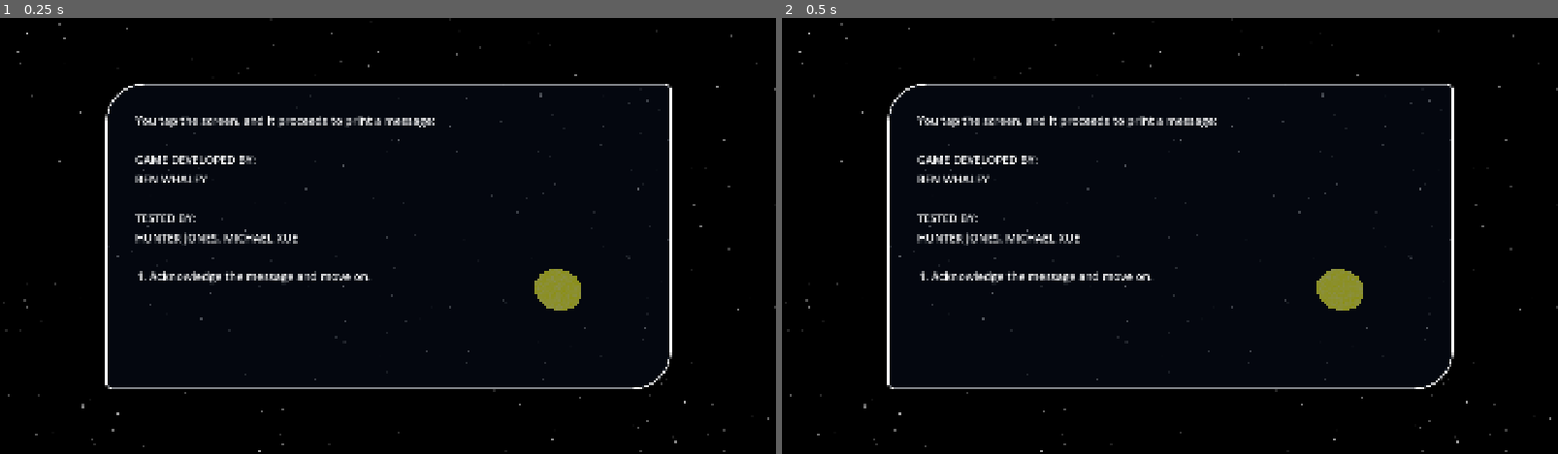
Above: before the commit, frames 1-2 (left to right).
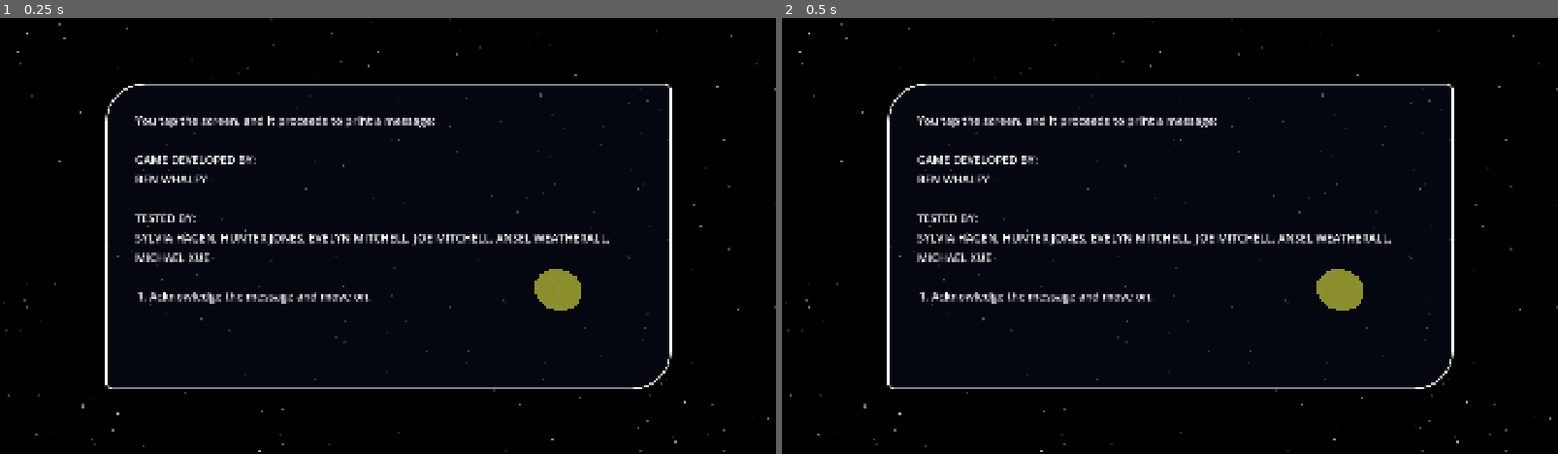
Above: after the commit, the same moments.

Repository: SidewaysFox/faster-than-faster-than-light
Game: Godot game, scene res://Menus/credits.tscn
The game is run twice, just before and just after one commit, with the same random seed, the same clock (stepped at 60 frames per second) and the same inputs. This scene is started directly instead of the project's main scene. Sound files missing from this copy of the repository are replaced by a short silence.
Inputs:
- Up to frame 1 (0.25 s): no input
- Up to frame 2 (0.5 s): no input

The runs differ from the first frame. In frame 1, 1.8% of the frame differs, in the area x 17-79%, y 49-66%; in frame 2, 1.8%.

Commit message:
saving and loading
it's pretty cool

Diff:
--- a/faster-than-faster-than-light/Menus/credits.tscn
+++ b/faster-than-faster-than-light/Menus/credits.tscn
@@ -153,7 +153,7 @@
 BEN WHALEY
 
 TESTED BY:
-HUNTER JONES, MICHAEL XUE"
+SYLVIA HAGEN, HUNTER JONES, EVELYN MITCHELL, JOE MITCHELL, ANSEL WEATHERALL, MICHAEL XUE"
 autowrap_mode = 2
 
 [node name="MarginContainer" type="MarginContainer" parent="CanvasLayer/Credits/Thing/MarginContainer/VBoxContainer"]
--- a/faster-than-faster-than-light/Menus/main_menu.gd
+++ b/faster-than-faster-than-light/Menus/main_menu.gd
@@ -32,6 +32,7 @@
 
 
 func _on_new_game_pressed(tutorial: bool = false) -> void:
+	Global.continuing = false
 	Global.new_game(tutorial)
 
 
@@ -49,7 +50,7 @@
 	config.set_value("Settings", "sfx_volume", Global.sfx_volume)
 	config.set_value("Settings", "joystick_control", Global.joystick_control)
 	config.set_value("Settings", "dual_joysticks", Global.dual_joysticks)
-	config.save("user://scores.cfg")
+	config.save("user://settings.cfg")
 	get_tree().quit()
 
 
--- a/faster-than-faster-than-light/global.gd
+++ b/faster-than-faster-than-light/global.gd
@@ -274,8 +274,8 @@
 
 
 func _ready() -> void:
-	var config = ConfigFile.new()
-	var err: Error = config.load("user://scores.cfg")
+	var config: ConfigFile = ConfigFile.new()
+	var err: Error = config.load("user://settings.cfg")
 	if err == OK:
 		music_volume = config.get_value("Settings", "music_volume")
 		sfx_volume = config.get_value("Settings", "sfx_volume")
@@ -292,8 +292,38 @@
 	# Establish the game
 	playing = true
 	in_combat = false
-	if continuing:
-		pass
+	var config: ConfigFile = ConfigFile.new()
+	var err: Error = config.load("user://save.cfg")
+	if continuing and err == OK:
+		resources = config.get_value("Game", "resources")
+		fuel = config.get_value("Game", "fuel")
+		max_inventory = config.get_value("Game", "max_inventory")
+		galaxy_data = config.get_value("Game", "galaxy_data")
+		visited_systems = config.get_value("Game", "visited_systems")
+		unique_visits = config.get_value("Game", "unique_visits")
+		next_ship_id = config.get_value("Game", "next_ship_id")
+		fleet_inventory = config.get_value("Game", "fleet_inventory")
+		current_system = config.get_value("Game", "current_system")
+
+		# Because config files can't store the starships properly when the game has been closed
+		fleet = []
+		for ship in config.get_value("Game", "fleet"):
+			var new_ship: Node = starship.instantiate()
+			new_ship.id = ship.id
+			new_ship.team = ship.team
+			new_ship.type = ship.type
+			new_ship.alignment = ship.alignment
+			new_ship.ship_name = ship.ship_name
+			new_ship.level = ship.level
+			new_ship.hull_strength = ship.hull_strength
+			new_ship.hull = ship.hull
+			new_ship.agility = ship.agility
+			new_ship.weapons = ship.weapons
+			new_ship.drones = ship.drones
+			new_ship.status = ship.status
+			new_ship.active = ship.active
+			new_ship.shield_layers = ship.shield_layers
+			fleet.append(new_ship)
 	else:
 		resources = STARTING_RESOURCES
 		fuel = STARTING_FUEL
@@ -447,7 +477,10 @@
 	new_enemy.hull_strength = starship_base_stats[type]["Hull Strength"]
 	new_enemy.hull = starship_base_stats[type]["Hull Strength"]
 	new_enemy.agility = starship_base_stats[type]["Agility"]
-	new_enemy.weapons = weapons
+	if type == 7:
+		new_enemy.drones = weapons
+	else:
+		new_enemy.weapons = weapons
 	new_enemy.set_level = level
 	new_enemy.creator_id = creator_id
 	if type < 8:
@@ -468,4 +501,5 @@
 	config.set_value("Game", "next_ship_id", next_ship_id)
 	config.set_value("Game", "fleet_inventory", fleet_inventory)
 	config.set_value("Game", "destination", destination)
-	config.save("user://scores.cfg")
+	config.set_value("Game", "current_system", current_system)
+	config.save("user://save.cfg")
--- a/faster-than-faster-than-light/space.gd
+++ b/faster-than-faster-than-light/space.gd
@@ -14,6 +14,7 @@
 var enemy_ship_count: int
 var run_away: bool = false
 var enemy_aggression: int
+var warp_in_dialogue_needed: bool = true
 
 const MUSIC_FADE_RATE: float = 0.8
 const SOLAR_FLARE_SFX_DELAY: float = 2.05
@@ -140,6 +141,9 @@
 		Global.establish()
 		setup_complete.emit()
 		Global.initialising = false
+		if Global.continuing:
+			for ship in Global.fleet:
+				$FriendlyShips.add_child(ship.duplicate())
 	else:
 		# Spawn fleet
 		for ship in Global.fleet:
@@ -237,6 +241,7 @@
 					$Background.add_child(new_nebula)
 					nebula_pos += Vector3(randf_range(-50, 50), randf_range(-50, 50), randf_range(-50, 50))
 	else:
+		warp_in_dialogue_needed = false
 		# Load existing system data
 		$BGStars.material_override.set_shader_parameter("seed", Global.galaxy_data[Global.current_system]["bg parameters"][0])
 		$BGStars.material_override.set_shader_parameter("prob", Global.galaxy_data[Global.current_system]["bg parameters"][1])
@@ -276,20 +281,20 @@
 	# Are there enemies present?
 	if Global.galaxy_data[Global.current_system]["enemy presence"]:
 		system_properties.append("enemy presence")
-		if Global.current_system not in Global.visited_systems:
-			var enemy_fleet: Array
-			if Global.tutorial:
-				enemy_fleet = tutorial_enemy_fleet
-			else:
-				enemy_fleet = pirate_fleets[system_stage].pick_random()
-			enemy_ship_count = len(enemy_fleet)
-			enemy_aggression = randi_range(-1, enemy_ship_count)
-			enemy_fleet.shuffle()
-			for ship in enemy_fleet:
-				Global.create_enemy_ship(ship[0], ship[1], ship[2])
+		var enemy_fleet: Array
+		if Global.tutorial:
+			enemy_fleet = tutorial_enemy_fleet
+		elif Global.current_system not in Global.visited_systems:
+			enemy_fleet = pirate_fleets[system_stage].pick_random()
+			Global.galaxy_data[Global.current_system]["enemies"] = enemy_fleet
 		else:
-			for enemy in Global.galaxy_data[Global.current_system]["enemies"]:
-				$HostileShips.add_child(enemy)
+			enemy_fleet = Global.galaxy_data[Global.current_system]["enemies"]
+		enemy_ship_count = len(enemy_fleet)
+		Global.galaxy_data[Global.current_system]["enemy count"] = enemy_ship_count
+		enemy_aggression = randi_range(-1, enemy_ship_count)
+		enemy_fleet.shuffle()
+		for ship in enemy_fleet:
+			Global.create_enemy_ship(ship[0], ship[1], ship[2])
 	# Is there a shop?
 	if Global.galaxy_data[Global.current_system]["shop presence"]:
 		system_properties.append("shop presence")
@@ -297,6 +302,9 @@
 	if star_proximity and not Global.tutorial:
 		system_properties.append("star proximity")
 		$SolarFlare.start()
+
+	Global.new_system(Global.current_system)
+	Global.save_game()
 
 
 func _process(delta: float) -> void:
--- a/faster-than-faster-than-light/starship.gd
+++ b/faster-than-faster-than-light/starship.gd
@@ -72,8 +72,8 @@
 var set_level: int
 var targeting_strategy: int = randi_range(0, 2)
 
-const INFILTRATE_RECHARGE: float = 16.0
-const INFILTRATE_UPGRADE: float = 3.5
+const INFILTRATE_RECHARGE: float = 19.0
+const INFILTRATE_UPGRADE: float = 3.0
 const REPAIR_TIME: float = 15.0
 const REPAIR_UPGRADE: float = 3.0
 const DRONE_RESIZE: Vector3 = Vector3.ONE * 0.5
@@ -394,6 +394,7 @@
 	target.attacked = true
 	target.get_node("UnderAttack").start()
 	target.hull -= 1
+	$InfiltratingProcess.start()
 
 
 func _on_under_attack_timeout() -> void:
--- a/faster-than-faster-than-light/starship.tscn
+++ b/faster-than-faster-than-light/starship.tscn
@@ -88,7 +88,7 @@
 one_shot = true
 
 [node name="InfiltratingProcess" type="Timer" parent="."]
-wait_time = 8.0
+wait_time = 7.0
 one_shot = true
 
 [node name="UnderAttack" type="Timer" parent="."]
--- a/faster-than-faster-than-light/user_interface.gd
+++ b/faster-than-faster-than-light/user_interface.gd
@@ -455,7 +455,10 @@
 				if "enemy presence" in main.system_properties:
 					Global.galaxy_data[Global.current_system]["enemies"] = []
 					for enemy in main.get_node("HostileShips").get_children():
-						Global.galaxy_data[Global.current_system]["enemies"].append(enemy.duplicate())
+						if enemy.type == 7:
+							Global.galaxy_data[Global.current_system]["enemies"].append([enemy.type, enemy.level, enemy.drones])
+						else:
+							Global.galaxy_data[Global.current_system]["enemies"].append([enemy.type, enemy.level, enemy.weapons])
 					Global.galaxy_data[Global.current_system]["enemy count"] = main.enemy_ship_count
 				Engine.time_scale = 1.0
 				warping = true
@@ -1004,7 +1007,8 @@
 	else:
 		$Shop.hide()
 
-	prev_mouse_pos = get_global_mouse_position()
+	if get_viewport() != null:
+		prev_mouse_pos = get_global_mouse_position()
 
 # Sets up the dialogue box, with text and dialogue options
 func dialogue_set_up(library: int, id: int, bonus_text: String = "") -> void:
@@ -1167,7 +1171,7 @@
 
 # Small interval before showing the warp in dialogue
 func _on_warp_in_dialogue_timeout() -> void:
-	if Global.current_system in Global.visited_systems:
+	if main.warp_in_dialogue_needed:
 		if intro_dialogue:
 			if Global.tutorial:
 				dialogue_set_up(3, 1)
@@ -1175,15 +1179,15 @@
 				dialogue_set_up(3, 0)
 			intro_dialogue = false
 		else:
-			close(Global.galaxy_data[Global.current_system]["enemy presence"])
+			# Search through options for the warp in dialogue and find which ones are
+			# appropriate for this system
+			var possible_dialogues: Array = []
+			for i in warp_in_dialogue:
+				if i[0] == main.system_properties:
+					possible_dialogues.append(warp_in_dialogue.find(i))
+			dialogue_set_up(0, possible_dialogues.pick_random())
 	else:
-		# Search through options for the warp in dialogue and find which ones are
-		# appropriate for this system
-		var possible_dialogues: Array = []
-		for i in warp_in_dialogue:
-			if i[0] == main.system_properties:
-				possible_dialogues.append(warp_in_dialogue.find(i))
-		dialogue_set_up(0, possible_dialogues.pick_random())
+		close(Global.galaxy_data[Global.current_system]["enemy presence"])
 
 
 # Called when either fuel or resources are spent or gained
@@ -1347,6 +1351,7 @@
 
 # Quit to the main menu
 func quit_to_menu() -> void:
+	# Adds the current system to the database
 	Global.playing = false
 	Global.menu_music_progress = 0.0
 	get_tree().change_scene_to_file("res://Menus/main_menu.tscn")
